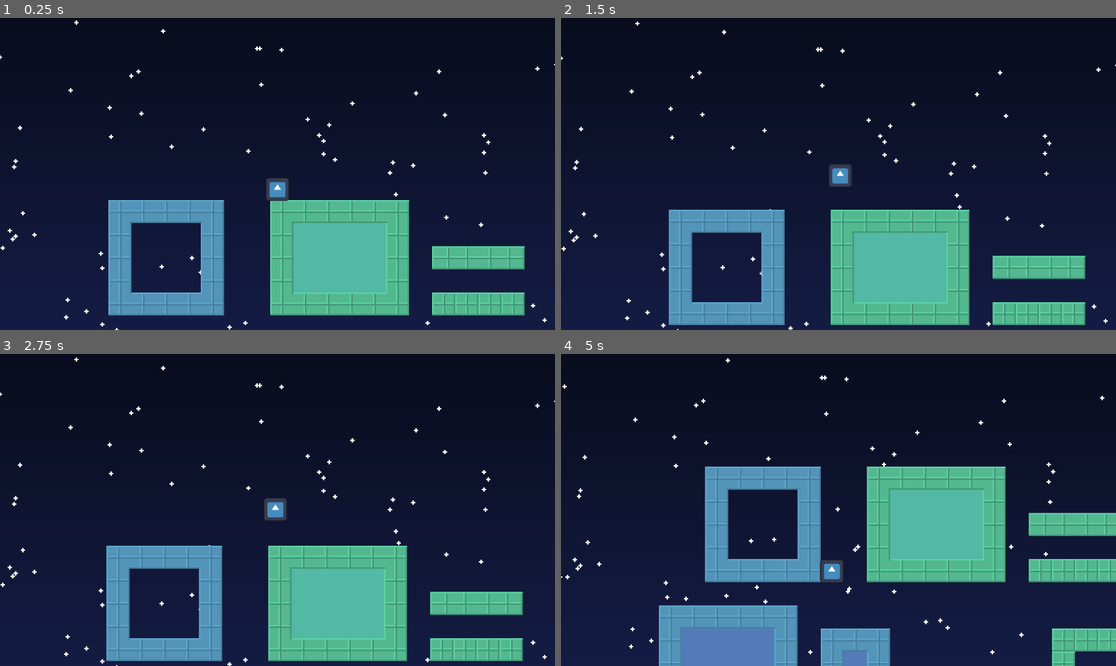
Above: before the commit, frames 1-4 (two rows, left to right).
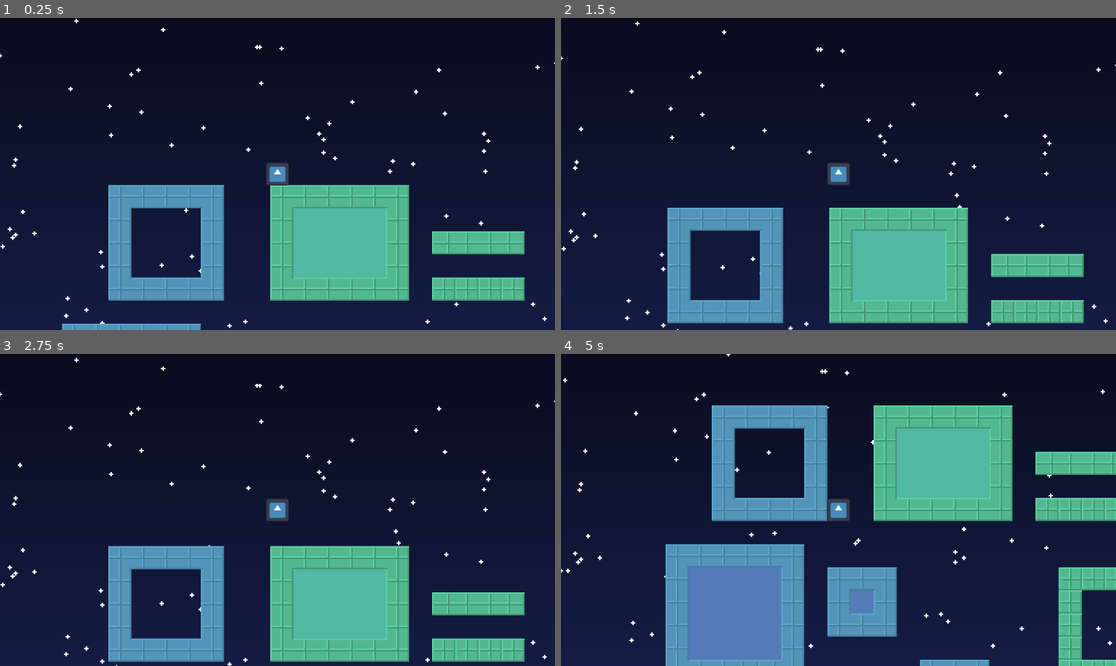
Above: after the commit, the same moments.

Repository: reneelias/Godot-2D-Platformer
Game: Godot game, scene res://Scenes/main.tscn
Same seed, same stepped clock (60 frames per second), same inputs: the game is played once before the commit and once after it. The engine's default icon, where the game draws it, is replaced by a stand-in: a white triangle on a blue panel in a dark square.
Inputs:
- Up to frame 1 (0.25 s): no input
- Up to frame 2 (1.5 s): hold R 0.53-1.28 s; hold D from 0.53 s (still down); tap Space at 0.77 s; tap R at 1.35 s
- Up to frame 3 (2.75 s): tap Space at 1.52 s; release D at 2.03 s; hold A from 2.03 s (still down); hold R from 2.03 s (still down)
- Up to frame 4 (5 s): release A at 2.78 s; release R at 2.78 s; hold D 2.78-4.28 s; tap R at 2.85, 4.35 s; tap Space at 3.02, 3.77, 4.52 s; hold R 3.53-4.28 s; hold A from 4.28 s (still down)

The runs differ from the first frame. In frame 1, 12% of the frame differs, in the area x 0-100%, y 0-100%; in frame 2, 6.2%; in frame 3, 4.1%; in frame 4, 35%.

Commit message:
friction only applied when no player input

Diff:
--- a/2d-platformer/Scenes/main.tscn
+++ b/2d-platformer/Scenes/main.tscn
@@ -212,12 +212,15 @@
 
 [node name="Player" parent="." instance=ExtResource("4_jjvhh")]
 position = Vector2(-59, -121)
-moveSpeed = 12.0
+moveSpeed = 9.0
 jumpSpeed = 75
-friction = 0.07
+friction = 0.1
 inAirDamp = 0.8
 jumpSpeedFrames = 15
-maxVelX = 200
+maxVelX = 150
 jumpSpeedScaler = 0.375
 
+[node name="Camera2D" parent="Player" index="2"]
+position_smoothing_enabled = false
+
 [editable path="Player"]
--- a/2d-platformer/Scripts/CharacterController.gd
+++ b/2d-platformer/Scripts/CharacterController.gd
@@ -23,12 +23,21 @@
 
 func movement():
     velocity += Vector2(0, gravityScale)
+    var inputVelocity := Vector2.ZERO
 
     var moveSpeedVec := Vector2(moveSpeed, 0)
     if Input.is_key_pressed(KEY_A):
-        velocity -= moveSpeedVec * (inAirDamp if (not is_on_floor()) else 1.0)
+        inputVelocity -= moveSpeedVec * (inAirDamp if (not is_on_floor()) else 1.0)
     if Input.is_key_pressed(KEY_D):
-        velocity += moveSpeedVec * (inAirDamp if (not is_on_floor()) else 1.0)
+        inputVelocity += moveSpeedVec * (inAirDamp if (not is_on_floor()) else 1.0)
+
+    if is_on_floor() and inputVelocity.length() == 0:
+        velocity -= Vector2(velocity.x * friction, 0)
+
+    velocity += inputVelocity
+    if abs(velocity.x) > maxVelX:
+        velocity.x = maxVelX if velocity.x > 0 else -maxVelX
+
     if Input.is_key_pressed(KEY_SPACE):
         if is_on_floor():
             jumpSpeedFramesCount = 0
@@ -37,15 +46,8 @@
             jumpSpeedFramesCount += 1
             velocity -= Vector2(0, jumpSpeed * jumpSpeedScaler * cos(float(jumpSpeedFramesCount)/jumpSpeedFrames * PI/2))
 
-    if is_on_floor():
-        velocity -= Vector2(velocity.x * friction, 0)
-
-    if abs(velocity.x) > maxVelX:
-        velocity.x = maxVelX if velocity.x > 0 else -maxVelX
-
     if Input.is_key_pressed(KEY_R):
         global_position = startPos
         velocity = Vector2.ZERO
 
-    print(velocity)
     move_and_slide()
